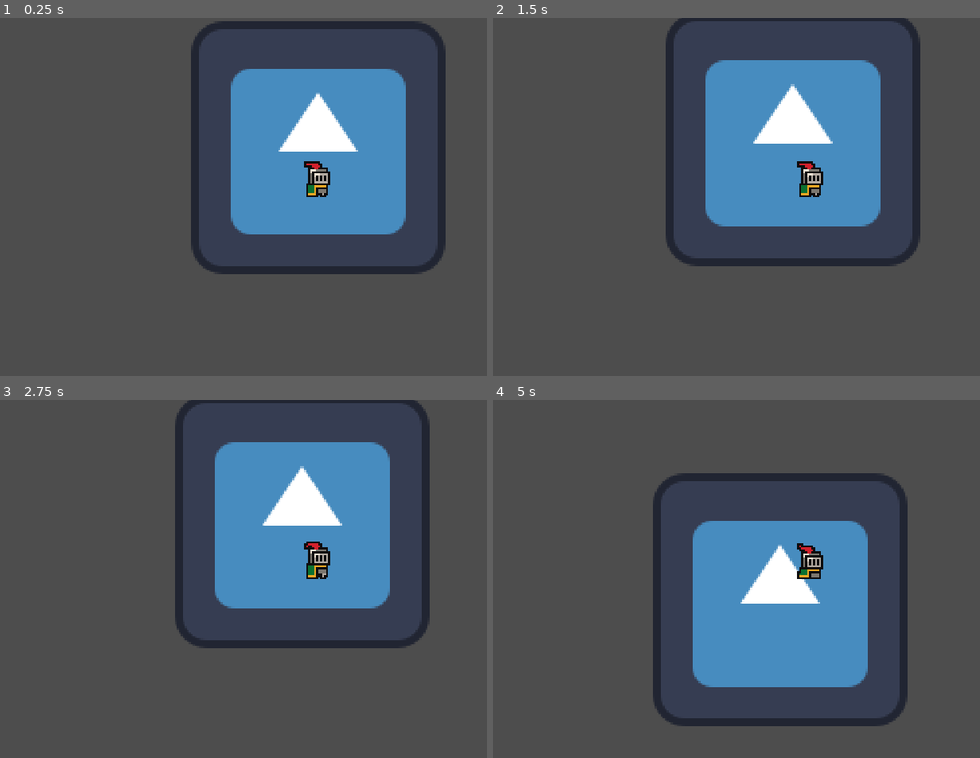
Above: before the commit, frames 1-4 (two rows, left to right).
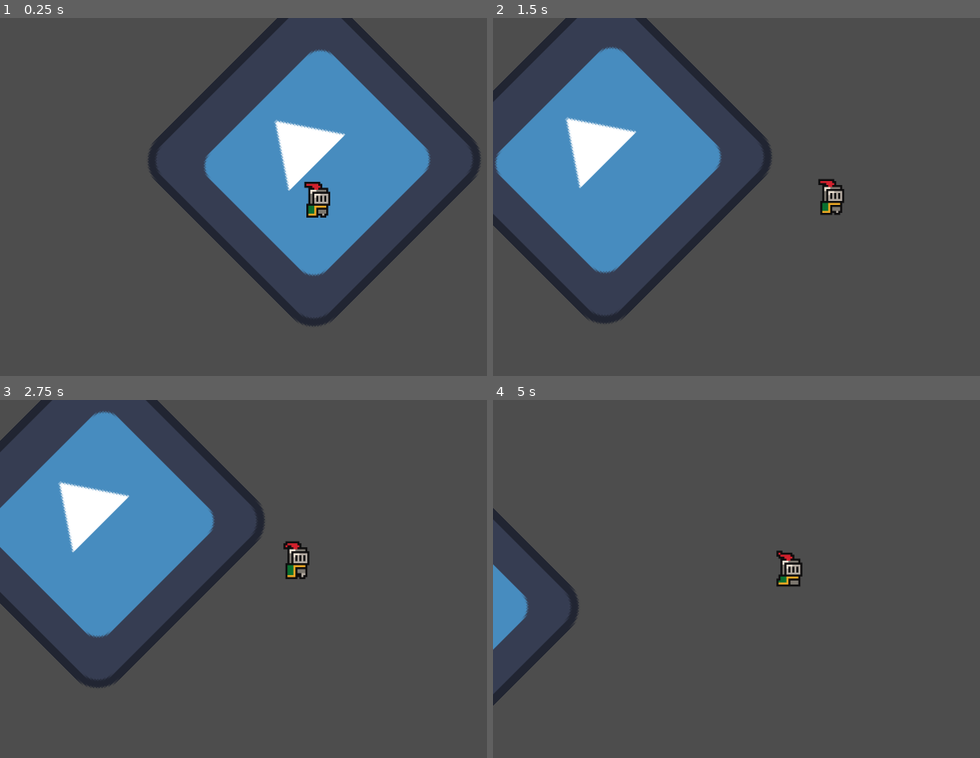
Above: after the commit, the same moments.

Repository: ToastedTeam/CaveGame
Game: Godot game, scene res://scenes/main.tscn
The game is run twice, just before and just after one commit, with the same random seed, the same clock (stepped at 60 frames per second) and the same inputs. The engine's default icon, where the game draws it, is replaced by a stand-in: a white triangle on a blue panel in a dark square.
Inputs:
- Up to frame 1 (0.25 s): no input
- Up to frame 2 (1.5 s): hold Right (ui_right) from 0.53 s (still down); tap Up (ui_up) at 0.77 s
- Up to frame 3 (2.75 s): tap Up (ui_up) at 1.52 s; release Right (ui_right) at 2.03 s; hold Left (ui_left) from 2.03 s (still down)
- Up to frame 4 (5 s): release Left (ui_left) at 2.78 s; hold Right (ui_right) 2.78-4.28 s; tap Up (ui_up) at 3.02, 3.77, 4.52 s; hold Left (ui_left) from 4.28 s (still down)

The runs differ from the first frame. In frame 1, 15% of the frame differs, in the area x 30-99%, y 0-87%; in frame 2, 38%; in frame 3, 38%, in the area x 0-89%, y 0-81%; in frame 4, 23%.

Commit message:
Added smooth pixel sharpening material

Diff:
--- a/project.godot
+++ b/project.godot
@@ -19,8 +19,8 @@
 
 window/size/viewport_width=1280
 window/size/viewport_height=720
-window/size/resizable=false
 window/stretch/mode="canvas_items"
+window/stretch/aspect="expand"
 
 [dotnet]
 
--- a/scenes/main.tscn
+++ b/scenes/main.tscn
@@ -1,5 +1,6 @@
-[gd_scene load_steps=7 format=3 uid="uid://qtfciyfj33pt"]
+[gd_scene load_steps=8 format=3 uid="uid://qtfciyfj33pt"]
 
+[ext_resource type="Material" uid="uid://hkdd85186e42" path="res://shaders/SmoothPixel.tres" id="1_gcndh"]
 [ext_resource type="Shader" path="res://shaders/pixel_camera.gdshader" id="1_hijlh"]
 [ext_resource type="Texture2D" uid="uid://b8aysoeqef1f1" path="res://icon.svg" id="1_lhg5j"]
 [ext_resource type="PackedScene" uid="uid://8j1kl15f7ryq" path="res://scenes/player.tscn" id="2_5r4ce"]
@@ -15,17 +16,19 @@
 [node name="Main" type="Node2D"]
 
 [node name="Icon" type="Sprite2D" parent="."]
+texture_filter = 2
+material = ExtResource("1_gcndh")
 position = Vector2(-2, -6)
+rotation = -0.785398
 scale = Vector2(1, 0.993091)
 texture = ExtResource("1_lhg5j")
 
 [node name="Player" parent="." instance=ExtResource("2_5r4ce")]
-position = Vector2(-2, -6)
-scale = Vector2(1, 0.993091)
 
 [node name="Camera2D" type="Camera2D" parent="Player" node_paths=PackedStringArray("followTarget")]
 material = SubResource("ShaderMaterial_qtmoe")
 zoom = Vector2(4, 4)
+position_smoothing_enabled = true
 script = ExtResource("4_jst04")
 followTarget = NodePath("..")
 
--- a/scenes/player.tscn
+++ b/scenes/player.tscn
@@ -1,7 +1,8 @@
-[gd_scene load_steps=9 format=3 uid="uid://8j1kl15f7ryq"]
+[gd_scene load_steps=10 format=3 uid="uid://8j1kl15f7ryq"]
 
 [ext_resource type="Script" path="res://scripts/player.gd" id="1_plpc0"]
 [ext_resource type="Texture2D" uid="uid://crrknnqcxgkk3" path="res://assets/sprites/knight.png" id="1_pmcpt"]
+[ext_resource type="Material" uid="uid://hkdd85186e42" path="res://shaders/SmoothPixel.tres" id="2_asdqb"]
 
 [sub_resource type="AtlasTexture" id="AtlasTexture_s7par"]
 atlas = ExtResource("1_pmcpt")
@@ -46,11 +47,13 @@
 script = ExtResource("1_plpc0")
 
 [node name="AnimatedSprite2D" type="AnimatedSprite2D" parent="."]
+texture_filter = 2
+material = ExtResource("2_asdqb")
 position = Vector2(0, -12)
 sprite_frames = SubResource("SpriteFrames_w8q44")
 animation = &"idle"
 autoplay = "idle"
-frame_progress = 0.95751
+frame_progress = 0.826939
 
 [node name="CollisionShape2D" type="CollisionShape2D" parent="."]
 position = Vector2(0, -5)
--- a/scripts/player.gd
+++ b/scripts/player.gd
@@ -1,7 +1,7 @@
 extends CharacterBody2D
 
 
-const SPEED = 10.0
+const SPEED = 120.0
 const JUMP_VELOCITY = -300.0
 
 
--- /dev/null
+++ b/shaders/SmoothPixel.gdshader
@@ -0,0 +1,29 @@
+shader_type canvas_item;
+render_mode unshaded;
+
+// Texture must have 'Filter'-flag enabled!
+
+// Automatic smoothing
+// independent of geometry and perspective
+vec4 texturePointSmooth(sampler2D smp, vec2 uv, vec2 pixel_size)
+{
+	vec2 ddx = dFdx(uv);
+	vec2 ddy = dFdy(uv);
+	vec2 lxy = sqrt(ddx * ddx + ddy * ddy);
+
+	vec2 uv_pixels = uv / pixel_size;
+
+	vec2 uv_pixels_floor = round(uv_pixels) - vec2(0.5f);
+	vec2 uv_dxy_pixels = uv_pixels - uv_pixels_floor;
+
+	uv_dxy_pixels = clamp((uv_dxy_pixels - vec2(0.5f)) * pixel_size / lxy + vec2(0.5f), 0.0f, 1.0f);
+
+	uv = uv_pixels_floor * pixel_size;
+
+	return textureGrad(smp, uv + uv_dxy_pixels * pixel_size, ddx, ddy);
+}
+
+void fragment()
+{
+	COLOR = texturePointSmooth(TEXTURE, UV, TEXTURE_PIXEL_SIZE);
+}
--- /dev/null
+++ b/shaders/SmoothPixel.tres
@@ -0,0 +1,6 @@
+[gd_resource type="ShaderMaterial" load_steps=2 format=3 uid="uid://hkdd85186e42"]
+
+[ext_resource type="Shader" path="res://shaders/SmoothPixel.gdshader" id="1_aaw86"]
+
+[resource]
+shader = ExtResource("1_aaw86")
